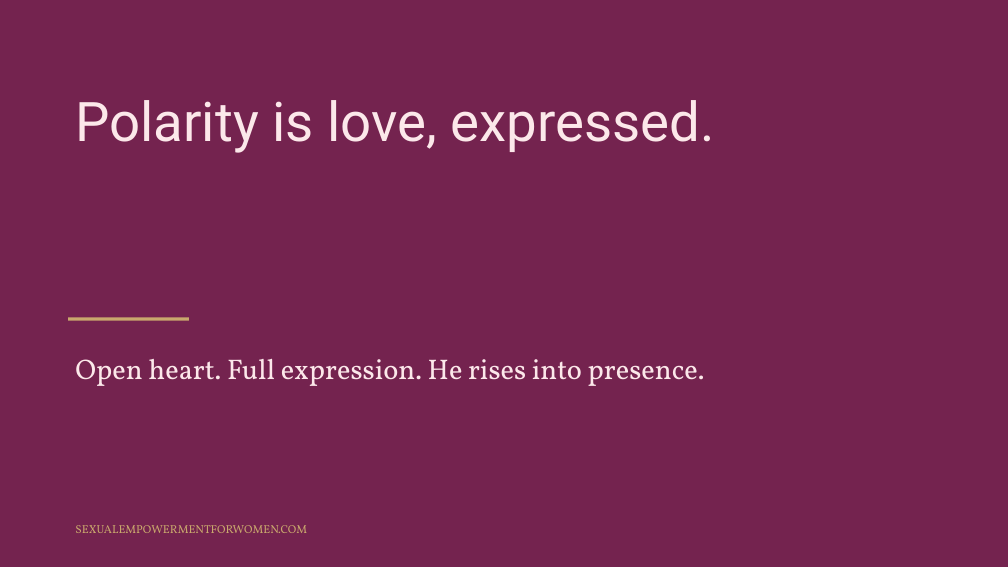
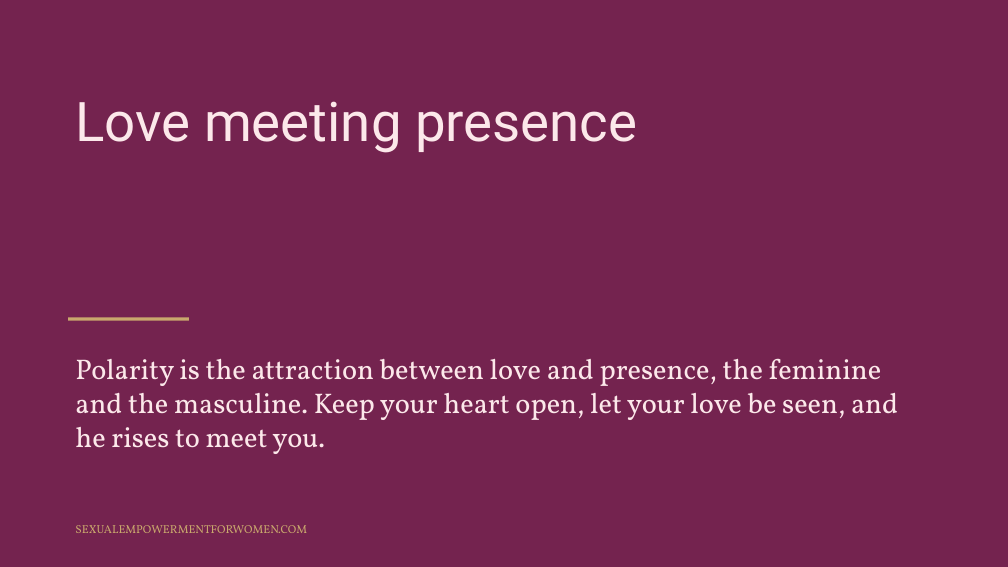
Before and after one commit to tarisha-starr/GitHub-folder, a slide deck: slide 31 of content/sessions/slides/Polarity-and-Attraction.pptx. Drawn at 1008x567 pixels with LibreOffice and Linux fonts; fonts in the diff are those of the drawing. Boxes give left, top, right and bottom in pixels: in the first picture for what was removed or moved away, otherwise in the second. Text is boxed around its words. In the diff, an @@ line names an element or a change of style, - is before the commit and + after.

```diff
--- a/content/sessions/slides/Polarity-and-Attraction.pptx
+++ b/content/sessions/slides/Polarity-and-Attraction.pptx
@@ text at box(75, 101, 637, 153): text changed @@
-Polarity is love, expressed.
+Love meeting presence
@@ text at box(75, 358, 898, 454): text changed @@
-Open heart. Full expression. He rises into presence.
+Polarity is the attraction between love and presence, the feminine and the masculine. Keep your heart open, let your love be seen, and he rises to meet you.
```
Also in this commit, not shown: 4 other slides changed, 3 other files.
